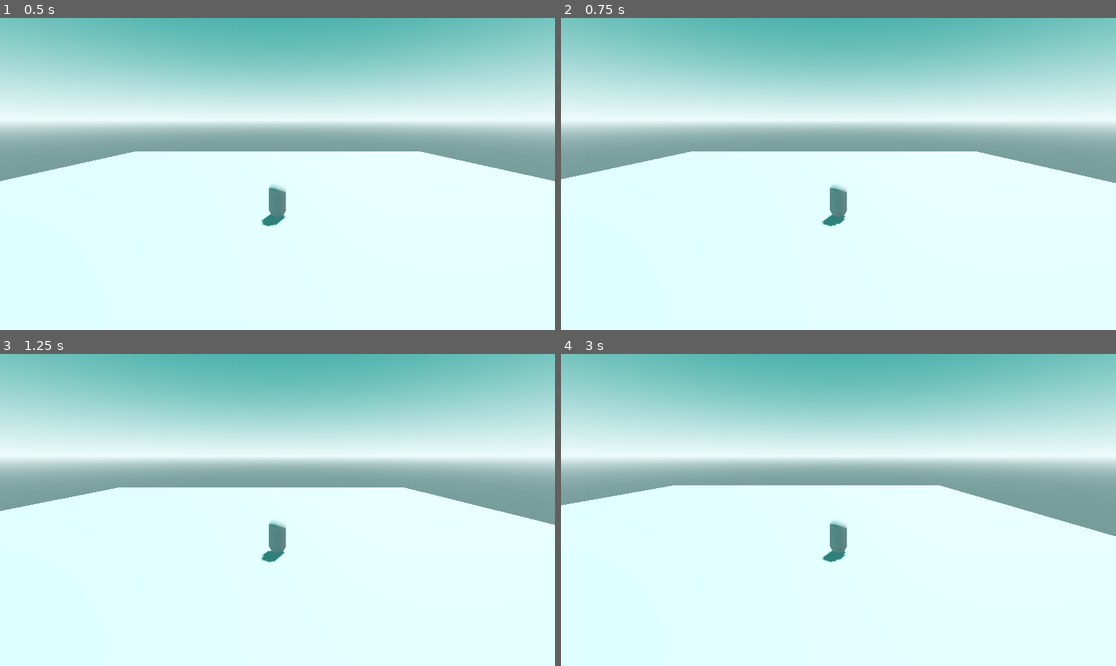
Above: before the commit, frames 1-4 (two rows, left to right).
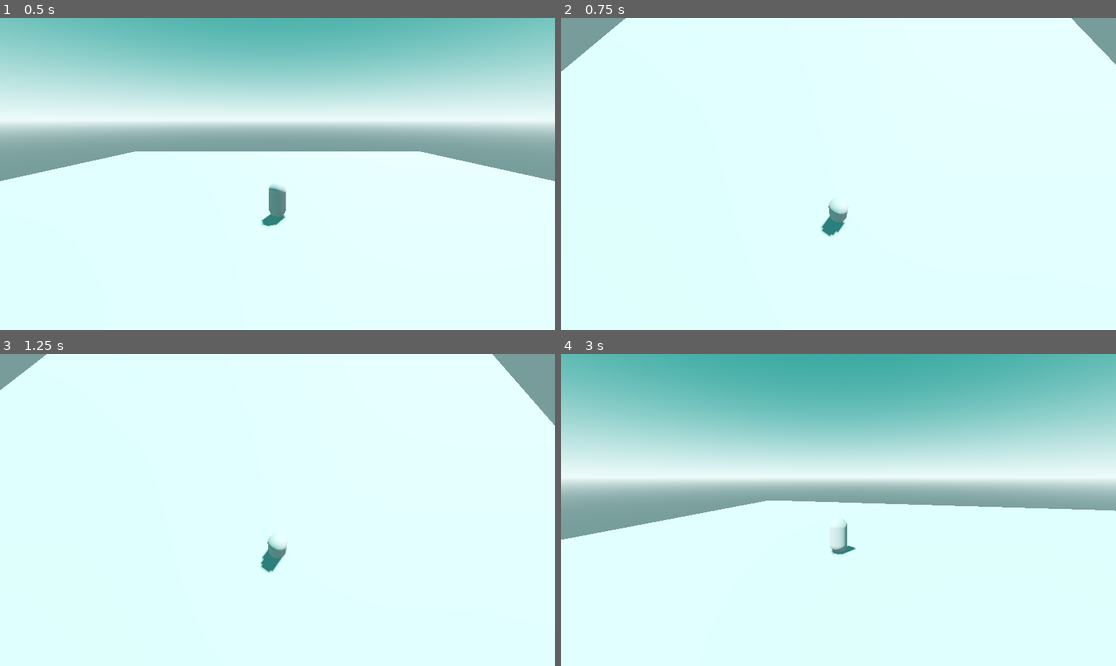
Above: after the commit, the same moments.

Repository: cliff-lilly-jean/botw-clone-v1
Game: Godot game, scene res://scenes/level.tscn
Two runs of this game, one before a commit and one after it. Both use one fixed random seed, a clock stepped at 60 frames per second and the inputs below.
Inputs (mouse positions are in pixels of both pictures, inside the frame that each line leads up to):
- Up to frame 1 (0.5 s): no input
- Up to frame 2 (0.75 s): tap Enter at 0.5 s; move the mouse to (960, 158) at 0.52 s; hold D (right) from 0.53 s (still down)
- Up to frame 3 (1.25 s): keep holding D (right)
- Up to frame 4 (3 s): move the mouse to (727, 525) at 1.27 s; release D (right) at 1.28 s; hold S (backward) 1.28-2.03 s; move the mouse to (894, 441) at 2.02 s; hold D (right) 2.03-2.78 s; move the mouse to (810, 572) at 2.77 s; hold W (forward) from 2.78 s (still down)

Frame 1 is identical in both runs. In frame 2, 38% of the frame differs, in the area x 0-100%, y 0-71%; in frame 3, 38%; in frame 4, 43%, in the area x 0-100%, y 2-67%.

Commit message:
Woreed on teh camera controller and implemented camera rotation

Diff:
--- a/project.godot
+++ b/project.godot
@@ -51,6 +51,26 @@
 , Object(InputEventJoypadButton,"resource_local_to_scene":false,"resource_name":"","device":-1,"button_index":0,"pressure":0.0,"pressed":false,"script":null)
 ]
 }
+pan_left={
+"deadzone": 0.2,
+"events": [Object(InputEventJoypadMotion,"resource_local_to_scene":false,"resource_name":"","device":-1,"axis":2,"axis_value":-1.0,"script":null)
+]
+}
+pan_right={
+"deadzone": 0.2,
+"events": [Object(InputEventJoypadMotion,"resource_local_to_scene":false,"resource_name":"","device":-1,"axis":2,"axis_value":1.0,"script":null)
+]
+}
+pan_up={
+"deadzone": 0.2,
+"events": [Object(InputEventJoypadMotion,"resource_local_to_scene":false,"resource_name":"","device":-1,"axis":3,"axis_value":-1.0,"script":null)
+]
+}
+pan_down={
+"deadzone": 0.2,
+"events": [Object(InputEventJoypadMotion,"resource_local_to_scene":false,"resource_name":"","device":-1,"axis":3,"axis_value":1.0,"script":null)
+]
+}
 
 [physics]
 
--- a/scenes/entities/player/camera_controller.gd
+++ b/scenes/entities/player/camera_controller.gd
@@ -1 +1,19 @@
 extends Node3D
+
+@export var horizontal_acceleration : float = 2.0
+@export var vertical_acceleration : float = 1.0
+
+func _process(delta: float) -> void:
+	var joy_dir = Input.get_vector("pan_left", "pan_right", "pan_up", "pan_down")
+	rotate_from_vector(joy_dir * delta * Vector2(horizontal_acceleration, vertical_acceleration))
+
+func _input(event: InputEvent) -> void:
+	if event is InputEventMouseMotion:
+		rotate_from_vector(event.relative * 0.05)
+
+
+func rotate_from_vector(v: Vector2) -> void:
+	if v.length() == 0 : return
+	rotation.y += v.x
+	rotation.x += v.y
+	rotation.x = clampf(rotation.x, -0.8, 0.1)
